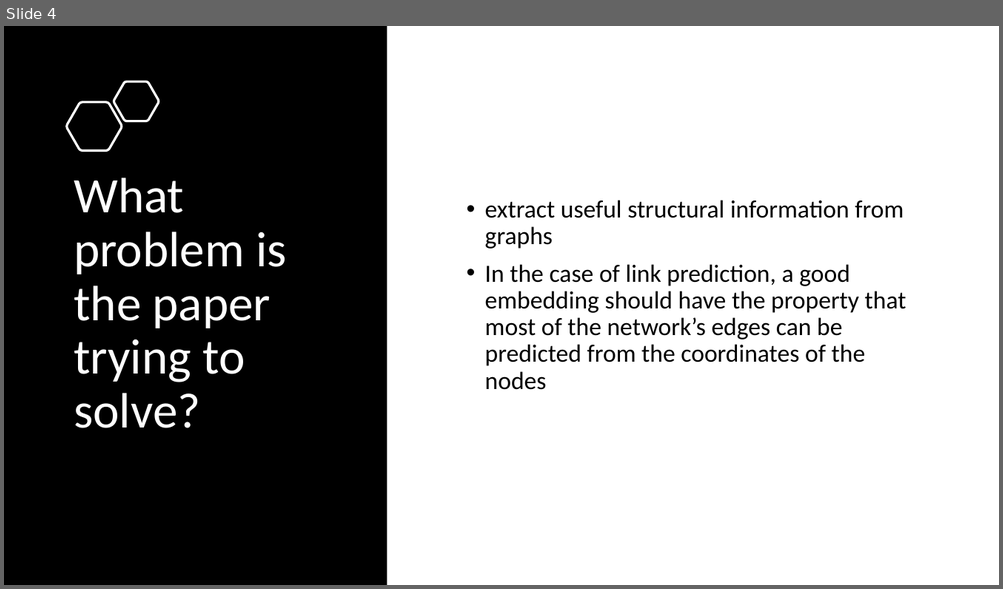
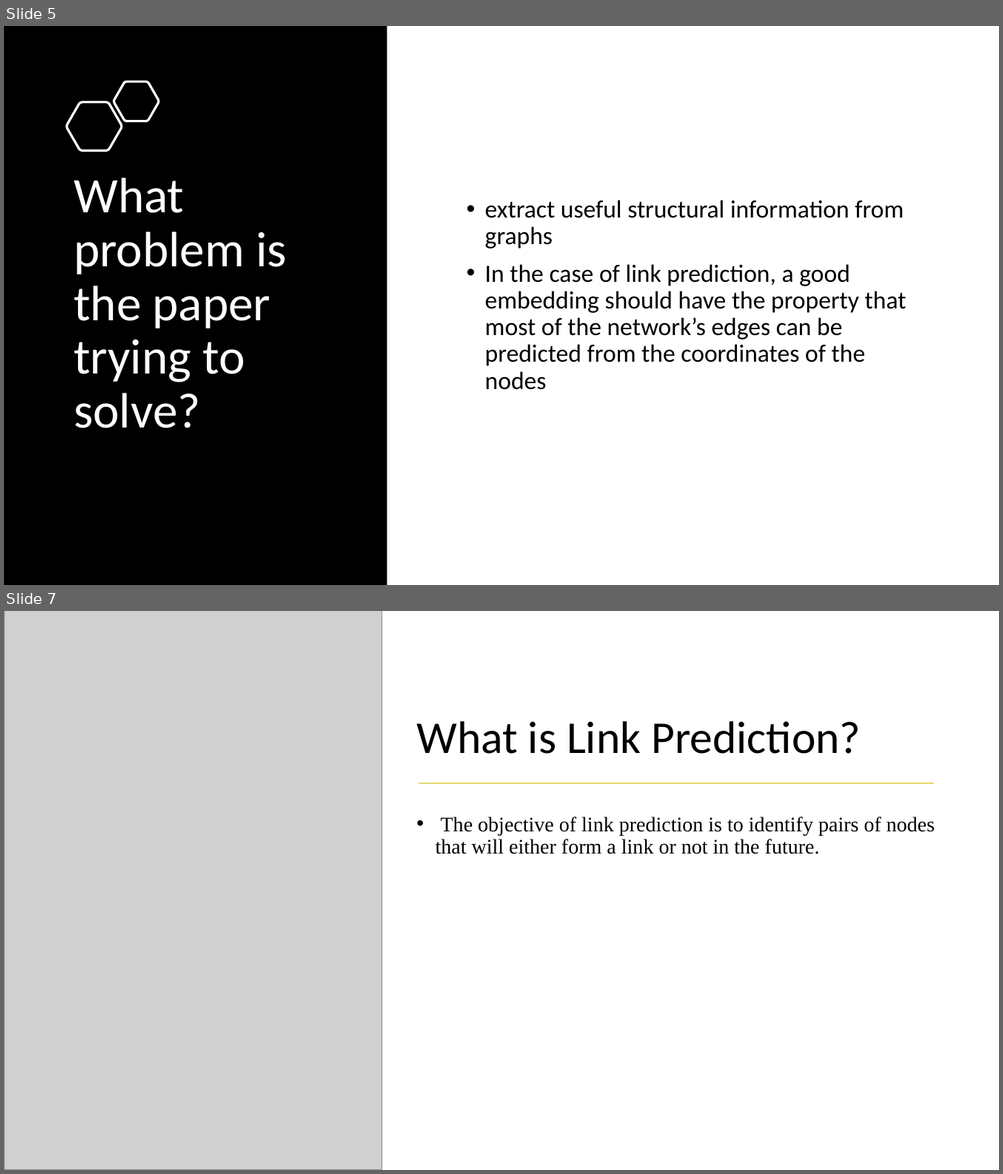
Before and after one commit to omerisildak/bbm462-Link-Prediction, a slide deck: Sunum/Presentation.pptx. Shown one above the other, each under a label of ours: slide 4 before the commit, slides 5 and 7 after it; the slides between them are not shown. The pictures are 1003x589 and 1003x1174 pixels, drawn with LibreOffice and Linux fonts; fonts in the diff are those of the drawing; grey boxes stand for pictures. Boxes give left, top, right and bottom in pixels: in the first picture for what was removed or moved away, otherwise in the second. Text is boxed around its words. In the diff, an @@ line names an element or a change of style, - is before the commit and + after.

```diff
--- a/Sunum/Presentation.pptx
+++ b/Sunum/Presentation.pptx
@@ slide 7 added at [4, 611, 999, 1170], background #FFFFFF @@
@@ picture added at [4, 611, 382, 1170] @@
@@ title added at [416, 721, 860, 754], 44 pt, text #000000 @@
+What is Link Prediction?
@@ line added from (419, 783) to (933, 783), #E7DA6C 1.5 pt @@
@@ text added at [435, 817, 934, 854], 20 pt, text #000000 @@
+• The objective of link prediction is to identify pairs of nodes that will either form a link or not in the future.
@@ what was slide 4 is now slide 5 @@
```
Also in this commit, not shown: 7 slides changed, 1 other slide added.
